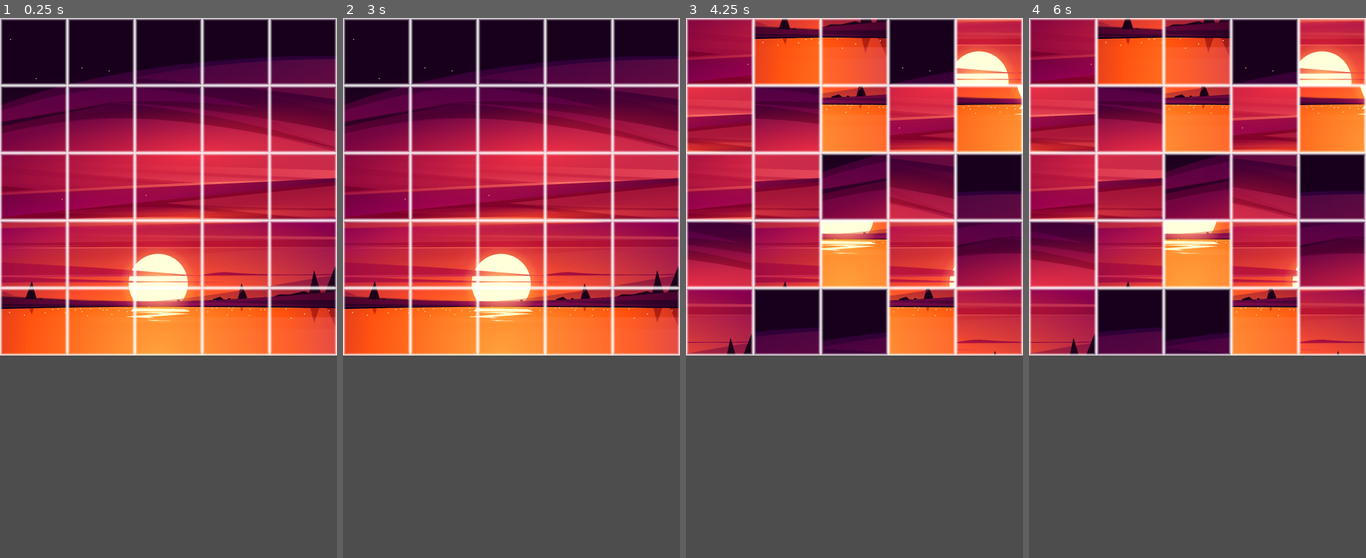
Above: before the commit, frames 1-4 (left to right).
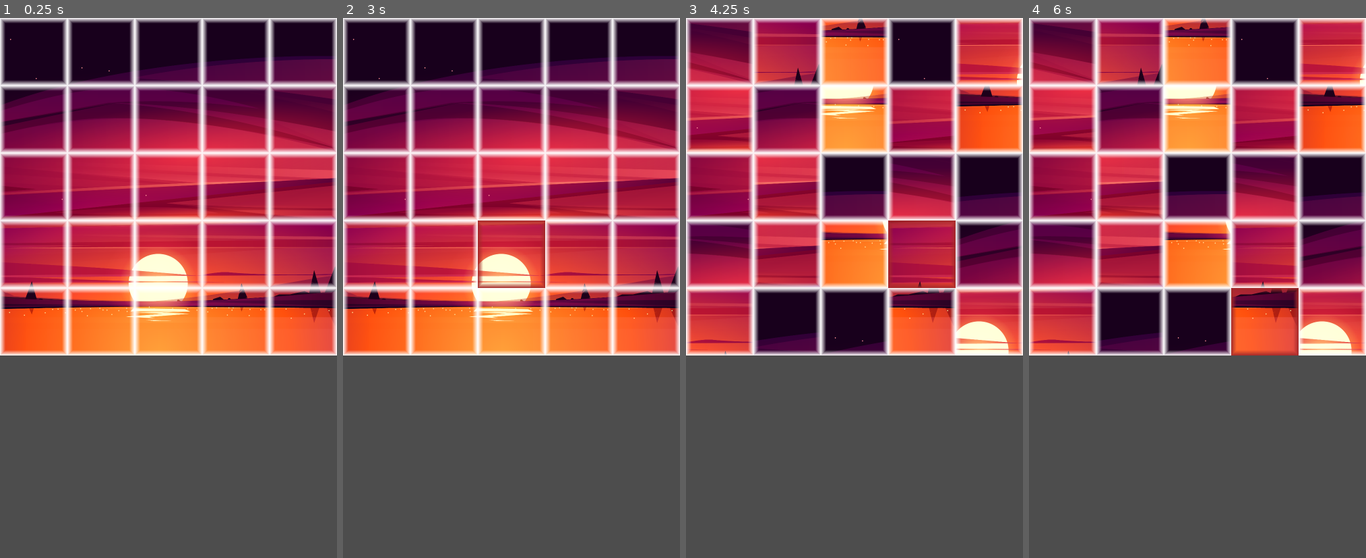
Above: after the commit, the same moments.

Repository: itsDrac/2DPuzzle
Game: Godot game, scene res://src/scenes/board/board.tscn
Two runs of this game, one before a commit and one after it. Both use one fixed random seed, a clock stepped at 60 frames per second and the inputs below. The project has no main scene, so this scene is started directly.
Inputs (mouse positions are in pixels of both pictures, inside the frame that each line leads up to):
- Up to frame 1 (0.25 s): no input
- Up to frame 2 (3 s): click (511, 185) at 0.5 s; click (578, 185) at 1.27 s; click (646, 185) at 2.02 s; click (511, 255) at 2.77 s
- Up to frame 3 (4.25 s): click (921, 255) at 3.52 s
- Up to frame 4 (6 s): click (1332, 255) at 4.27 s; click (1197, 320) at 5.02 s; click (1264, 320) at 5.77 s

The runs differ from the first frame. In frame 1, 13% of the frame differs, in the area x 0-100%, y 0-63%; in frame 2, 14%; in frame 3, 40%; in frame 4, 40%.

Commit message:
user can move tiles

Diff:
--- a/src/scenes/board/board.gd
+++ b/src/scenes/board/board.gd
@@ -6,9 +6,9 @@
 @onready var reset_timer: Timer = $Reset_time
 
 var img_size = 500/grid_size
+var frames = range(grid_size * grid_size)
 var board = []
-var original_frame = []
-var current_frame = []
+var selected_tile = null
 
 # Called when the node enters the scene tree for the first time.
 func _ready():
@@ -18,15 +18,17 @@
 			var tile := tile_scene.instantiate()
 			tile.set_position(Vector2(c * img_size, r * img_size))
 			tile.set_sprite(frame, grid_size)
+			tile.connect("primary_tile", primary_tile)
+			tile.connect("secondary_tile", secondary_tile)
 			add_child(tile)
 			board.append(tile)
 			frame += 1
-			original_frame.append(frame)
 
-	current_frame = original_frame.duplicate()
+
 	await get_tree().create_timer(3).timeout
-	current_frame.shuffle()
-	shuffle_board(current_frame)
+	frames.shuffle()
+	print(frames)
+	shuffle_board(frames)
 	reset_timer.start()
 
 
@@ -36,15 +38,37 @@
 		if c.is_in_group("tile"):
 			c.set_sprite(frames[frame], grid_size)
 			frame += 1
+
+func check_win():
+	var f = []
+	for c in get_children():
+		if c.is_in_group("tile"):
+			f.append(c.sprite.frame)
+
+	print(f)
+	print(f == range(grid_size * grid_size))
+
 # Called every frame. 'delta' is the elapsed time since the previous frame.
 func _process(delta):
 	pass
 
-func _input(event):
-	if event is InputEventMouseButton and event.pressed and event.button_index == MOUSE_BUTTON_LEFT:
-		print(event.position)
-		print("A click!")
+func _on_reset_time_timeout():
+	frames.shuffle()
+	shuffle_board(frames)
 
-func _on_reset_time_timeout():
-	current_frame.shuffle()
-	shuffle_board(current_frame)
+func primary_tile(tile: TextureButton):
+	selected_tile.change_border_color(Color.WHITE) if selected_tile else null
+	tile.change_border_color(Color.BROWN)
+	selected_tile = tile
+
+func secondary_tile(tile: TextureButton):
+	if selected_tile :
+		if abs(board.find(selected_tile) - board.find(tile)) == 5 or abs(board.find(selected_tile) - board.find(tile)) == 1:
+			print("Clicked on vertical neighbor")
+			var temp
+			temp = selected_tile.sprite.frame
+			selected_tile.sprite.frame = tile.sprite.frame
+			tile.sprite.frame = temp
+			check_win()
+		selected_tile.change_border_color(Color.WHITE)
+	selected_tile = null
--- a/src/scenes/tiles/Tile.gd
+++ b/src/scenes/tiles/Tile.gd
@@ -2,16 +2,26 @@
 
 var number
 
-signal tile_pressed
+signal primary_tile
+signal secondary_tile
 signal slide_completed
 
-@onready var sprite = $Sprite2D
+@onready var sprite: Sprite2D= $Sprite2D
+@onready var border: Panel = $Border
 
 func _input(event):
-	if event is InputEventMouseButton and event.pressed and event.button_index == MOUSE_BUTTON_LEFT:
+	if event is InputEventMouseButton and event.pressed:
 		if sprite.get_rect().has_point(sprite.to_local(event.position)):
-			print("A click!", sprite.frame)
+			if event.button_index == MOUSE_BUTTON_LEFT:
+				emit_signal("primary_tile", self)
+			elif event.button_index == MOUSE_BUTTON_RIGHT:
+				emit_signal("secondary_tile", self)
 
+
+func change_border_color(color = Color.WHITE):
+	var sbox: StyleBoxFlat = border.get_theme_stylebox("panel").duplicate()
+	sbox.border_color = color
+	border.add_theme_stylebox_override("panel",sbox)
 
 # Update the number of the tile
 func set_text(new_number):
@@ -54,10 +64,6 @@
 func set_number_visible(state):
 	$Number.visible = state
 
-# Tile is pressed
-func _on_Tile_pressed():
-	emit_signal("tile_pressed", number)
-
 # Tile has finished sliding
 func _on_Tween_tween_completed(_object, _key):
 	emit_signal("slide_completed", number)
--- a/src/scenes/tiles/tile.tscn
+++ b/src/scenes/tiles/tile.tscn
@@ -5,10 +5,10 @@
 
 [sub_resource type="StyleBoxFlat" id="StyleBoxFlat_ynl5l"]
 draw_center = false
-border_width_left = 4
-border_width_top = 4
-border_width_right = 4
-border_width_bottom = 4
+border_width_left = 8
+border_width_top = 8
+border_width_right = 8
+border_width_bottom = 8
 border_color = Color(1, 1, 1, 1)
 border_blend = true
 
@@ -39,6 +39,9 @@
 anchor_right = 1.0
 anchor_bottom = 1.0
 color = Color(1, 1, 1, 0.0784314)
+__meta__ = {
+"_edit_use_anchors_": false
+}
 
 [node name="Label" type="Label" parent="Number"]
 anchor_right = 1.0
